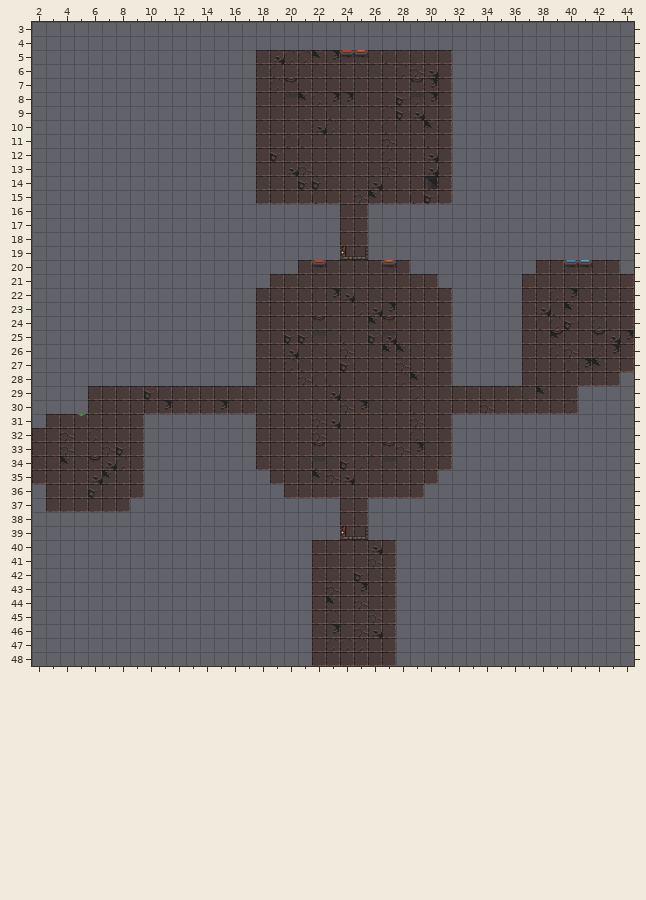
Level history. Tiled map: levels/level_data/dungeon_clean.tmx. The picture above was drawn from the file before the commit.
Cells are 64x64 px. Shown: x 2..44, y 3..48.
New version:
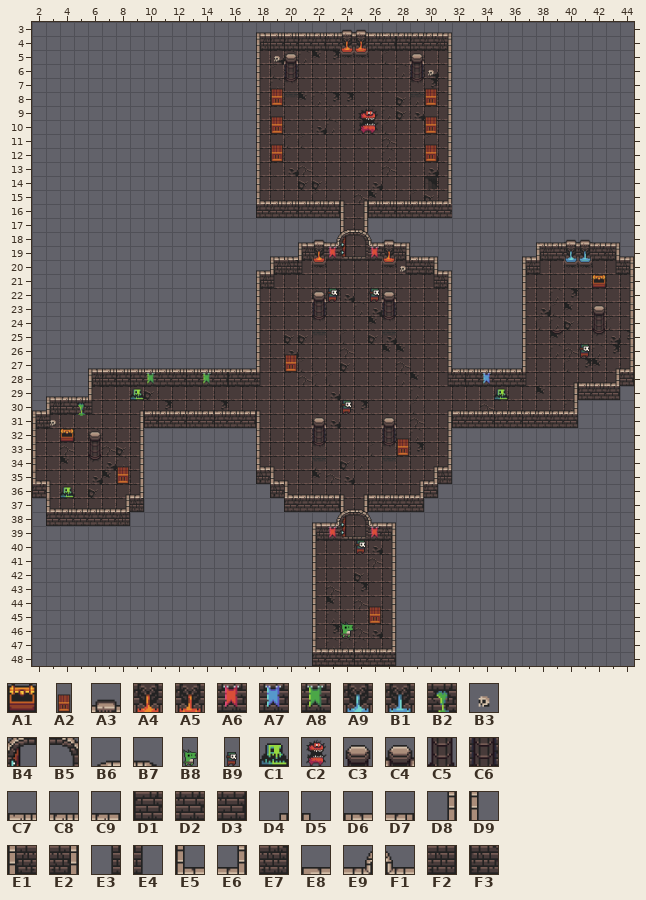
Key: from "chests": A1 2 "dungeon_407"; from "crates": A2 2 "crate"; from "details": A3 0 "dungeon_003", A4 3 "dungeon_011", A5 4 "dungeon_012", A6 6 "dungeon_035", A7 7 "dungeon_036", A8 12 "dungeon_062", A9 15 "dungeon_065", B1 17 "dungeon_067", B2 21 "dungeon_111", B3 27 "dungeon_438"; from "doors": B4 2 "2_door", B5 3 "3_door", B6 8 "8_top_door", B7 9 "9_top_door"; from "entities": B8 0 "0_lil-greemie_1", B9 1 "1_skoolie_1", C1 2 "2_slime_1", C2 3 "3_grelmo_1_v1"; from "objects": C3 0 "dungeon_112", C4 1 "dungeon_113", C5 2 "dungeon_139", C6 3 "dungeon_140"; from "walls": C7 0 "00", C8 1 "01", C9 2 "02", D1 3 "03", D2 4 "04", D3 5 "05", D4 6 "06", D5 7 "07", D6 8 "08", D7 9 "09", D8 10 "10", D9 11 "11", E1 12 "12", E2 13 "13", E3 16 "16", E4 17 "17", E5 18 "18", E6 19 "19", E7 23 "23", E8 25 "25", E9 26 "26", F1 27 "27", F2 28 "28", F3 29 "29".
__ is an empty cell.
Tiles of an added or newly shown layer are drawn over the layers below it.
The exact change:
Changed rows in their new state; .. is an unchanged cell.
Layer "Walls" (now shown):
first column x 2:
 3 .. .. .. .. .. .. .. .. .. .. .. .. .. .. .. .. D6 C7 C7 C7 C8 C7 C8 C9 C7 C7 C8 C9 C9 D7 .. .. .. .. .. .. .. .. .. .. .. .. ..
 4 .. .. .. .. .. .. .. .. .. .. .. .. .. .. .. .. E1 D1 D1 D1 D3 D2 .. .. D1 D3 D1 D1 D2 E2 .. .. .. .. .. .. .. .. .. .. .. .. ..
 5 .. .. .. .. .. .. .. .. .. .. .. .. .. .. .. .. D9 .. .. .. .. .. .. .. .. .. .. .. .. D8 .. .. .. .. .. .. .. .. .. .. .. .. ..
 6 .. .. .. .. .. .. .. .. .. .. .. .. .. .. .. .. D9 .. .. .. .. .. .. .. .. .. .. .. .. D8 .. .. .. .. .. .. .. .. .. .. .. .. ..
 7 .. .. .. .. .. .. .. .. .. .. .. .. .. .. .. .. D9 .. .. .. .. .. .. .. .. .. .. .. .. D8 .. .. .. .. .. .. .. .. .. .. .. .. ..
 8 .. .. .. .. .. .. .. .. .. .. .. .. .. .. .. .. D9 .. .. .. .. .. .. .. .. .. .. .. .. D8 .. .. .. .. .. .. .. .. .. .. .. .. ..
 9 .. .. .. .. .. .. .. .. .. .. .. .. .. .. .. .. D9 .. .. .. .. .. .. .. .. .. .. .. .. D8 .. .. .. .. .. .. .. .. .. .. .. .. ..
10 .. .. .. .. .. .. .. .. .. .. .. .. .. .. .. .. D9 .. .. .. .. .. .. .. .. .. .. .. .. D8 .. .. .. .. .. .. .. .. .. .. .. .. ..
11 .. .. .. .. .. .. .. .. .. .. .. .. .. .. .. .. D9 .. .. .. .. .. .. .. .. .. .. .. .. D8 .. .. .. .. .. .. .. .. .. .. .. .. ..
12 .. .. .. .. .. .. .. .. .. .. .. .. .. .. .. .. D9 .. .. .. .. .. .. .. .. .. .. .. .. D8 .. .. .. .. .. .. .. .. .. .. .. .. ..
13 .. .. .. .. .. .. .. .. .. .. .. .. .. .. .. .. D9 .. .. .. .. .. .. .. .. .. .. .. .. D8 .. .. .. .. .. .. .. .. .. .. .. .. ..
14 .. .. .. .. .. .. .. .. .. .. .. .. .. .. .. .. D9 .. .. .. .. .. .. .. .. .. .. .. .. D8 .. .. .. .. .. .. .. .. .. .. .. .. ..
15 .. .. .. .. .. .. .. .. .. .. .. .. .. .. .. .. E5 C7 C8 C7 C8 C9 D5 D4 C7 C7 C7 C7 C8 E6 .. .. .. .. .. .. .. .. .. .. .. .. ..
16 .. .. .. .. .. .. .. .. .. .. .. .. .. .. .. .. D1 D2 D2 D1 D2 D3 D9 D8 D1 D2 D1 D2 D2 D2 .. .. .. .. .. .. .. .. .. .. .. .. ..
17 .. .. .. .. .. .. .. .. .. .. .. .. .. .. .. .. .. .. .. .. .. .. D9 D8 .. .. .. .. .. .. .. .. .. .. .. .. .. .. .. .. .. .. ..
18 .. .. .. .. .. .. .. .. .. .. .. .. .. .. .. .. .. .. .. D6 C9 E9 .. .. F1 C9 D7 .. .. .. .. .. .. .. .. .. C7 C8 C9 C9 C9 D7 ..
19 .. .. .. .. .. .. .. .. .. .. .. .. .. .. .. .. .. D6 D6 E1 .. .. .. .. .. .. E2 C7 D7 .. .. .. .. .. .. D6 E1 D2 .. .. D2 E2 D7
20 .. .. .. .. .. .. .. .. .. .. .. .. .. .. .. .. D6 E1 E7 E4 .. .. .. .. .. .. E3 D2 E2 D7 .. .. .. .. .. E1 E4 .. .. .. .. E3 E2
21 .. .. .. .. .. .. .. .. .. .. .. .. .. .. .. .. E1 E4 .. .. .. .. .. .. .. .. .. .. E3 E2 .. .. .. .. .. D9 .. .. .. .. .. .. D8
22 .. .. .. .. .. .. .. .. .. .. .. .. .. .. .. .. D9 .. .. .. .. .. .. .. .. .. .. .. .. D8 .. .. .. .. .. D9 .. .. .. .. .. .. D8
23 .. .. .. .. .. .. .. .. .. .. .. .. .. .. .. .. D9 .. .. .. .. .. .. .. .. .. .. .. .. D8 .. .. .. .. .. D9 .. .. .. .. .. .. D8
24 .. .. .. .. .. .. .. .. .. .. .. .. .. .. .. .. D9 .. .. .. .. .. .. .. .. .. .. .. .. D8 .. .. .. .. .. D9 .. .. .. .. .. .. D8
25 .. .. .. .. .. .. .. .. .. .. .. .. .. .. .. .. D9 .. .. .. .. .. .. .. .. .. .. .. .. D8 .. .. .. .. .. D9 .. .. .. .. .. .. D8
26 .. .. .. .. .. .. .. .. .. .. .. .. .. .. .. .. D9 .. .. .. .. .. .. .. .. .. .. .. .. D8 .. .. .. .. .. D9 .. .. .. .. .. .. D8
27 .. .. .. .. D6 C7 C7 C7 C7 C7 C7 C7 C7 C7 C8 E8 D9 .. .. .. .. .. .. .. .. .. .. .. .. D8 C7 C8 C7 C8 C9 D9 .. .. .. .. .. D4 E6
28 .. .. .. .. E1 D1 D1 D1 .. D2 D2 D1 .. D3 D1 D2 E4 .. .. .. .. .. .. .. .. .. .. .. .. E3 D3 D2 .. D2 D2 E4 .. .. D4 C7 C8 E6 D3
29 .. D6 C8 C8 D9 .. .. .. .. .. .. .. .. .. .. .. .. .. .. .. .. .. .. .. .. .. .. .. .. .. .. .. .. .. .. .. .. .. D8 D1 D2 D3 ..
30 D6 E1 D1 .. E4 .. .. D4 C7 C8 C9 C8 C9 C7 C8 C9 D5 .. .. .. .. .. .. .. .. .. .. .. .. D4 C7 C8 C9 C9 C9 C9 C9 C9 E6 .. .. .. ..
31 E1 E4 .. .. .. .. .. D8 D1 D1 D2 D1 D2 D1 D2 D3 D9 .. .. .. .. .. .. .. .. .. .. .. .. D8 D1 D2 D2 D1 D2 D1 D2 D2 D3 .. .. .. ..
32 D9 .. .. .. .. .. .. D8 .. .. .. .. .. .. .. .. D9 .. .. .. .. .. .. .. .. .. .. .. .. D8 .. .. .. .. .. .. .. .. .. .. .. .. ..
33 D9 .. .. .. .. .. .. D8 .. .. .. .. .. .. .. .. D9 .. .. .. .. .. .. .. .. .. .. .. .. D8 .. .. .. .. .. .. .. .. .. .. .. .. ..
34 D9 .. .. .. .. .. .. D8 .. .. .. .. .. .. .. .. E5 D5 .. .. .. .. .. .. .. .. .. .. D4 E6 .. .. .. .. .. .. .. .. .. .. .. .. ..
35 E5 D5 .. .. .. .. .. D8 .. .. .. .. .. .. .. .. F3 E5 D5 .. .. .. .. .. .. .. .. D4 E6 F2 .. .. .. .. .. .. .. .. .. .. .. .. ..
36 D1 D9 .. .. .. .. D4 E6 .. .. .. .. .. .. .. .. .. F3 E5 C7 C8 C9 D5 D4 C7 C8 C9 E6 D3 .. .. .. .. .. .. .. .. .. .. .. .. .. ..
37 .. E5 C8 C9 C8 C9 E6 E7 .. .. .. .. .. .. .. .. .. .. D1 D2 D2 D3 D9 D8 D1 D2 D2 D3 .. .. .. .. .. .. .. .. .. .. .. .. .. .. ..
38 .. D1 D2 D2 D2 D2 E7 .. .. .. .. .. .. .. .. .. .. .. .. .. D6 E9 .. .. F1 D7 .. .. .. .. .. .. .. .. .. .. .. .. .. .. .. .. ..
39 .. .. .. .. .. .. .. .. .. .. .. .. .. .. .. .. .. .. .. .. E1 .. .. .. .. E2 .. .. .. .. .. .. .. .. .. .. .. .. .. .. .. .. ..
40 .. .. .. .. .. .. .. .. .. .. .. .. .. .. .. .. .. .. .. .. D9 .. .. .. .. D8 .. .. .. .. .. .. .. .. .. .. .. .. .. .. .. .. ..
41 .. .. .. .. .. .. .. .. .. .. .. .. .. .. .. .. .. .. .. .. D9 .. .. .. .. D8 .. .. .. .. .. .. .. .. .. .. .. .. .. .. .. .. ..
42 .. .. .. .. .. .. .. .. .. .. .. .. .. .. .. .. .. .. .. .. D9 .. .. .. .. D8 .. .. .. .. .. .. .. .. .. .. .. .. .. .. .. .. ..
43 .. .. .. .. .. .. .. .. .. .. .. .. .. .. .. .. .. .. .. .. D9 .. .. .. .. D8 .. .. .. .. .. .. .. .. .. .. .. .. .. .. .. .. ..
44 .. .. .. .. .. .. .. .. .. .. .. .. .. .. .. .. .. .. .. .. D9 .. .. .. .. D8 .. .. .. .. .. .. .. .. .. .. .. .. .. .. .. .. ..
45 .. .. .. .. .. .. .. .. .. .. .. .. .. .. .. .. .. .. .. .. D9 .. .. .. .. D8 .. .. .. .. .. .. .. .. .. .. .. .. .. .. .. .. ..
46 .. .. .. .. .. .. .. .. .. .. .. .. .. .. .. .. .. .. .. .. D9 .. .. .. .. D8 .. .. .. .. .. .. .. .. .. .. .. .. .. .. .. .. ..
47 .. .. .. .. .. .. .. .. .. .. .. .. .. .. .. .. .. .. .. .. E5 C8 C9 C7 C8 E6 .. .. .. .. .. .. .. .. .. .. .. .. .. .. .. .. ..
48 .. .. .. .. .. .. .. .. .. .. .. .. .. .. .. .. .. .. .. .. D1 D2 D2 D1 D2 D3 .. .. .. .. .. .. .. .. .. .. .. .. .. .. .. .. ..
Layer "Details" (now shown):
first column x 19:
 3 .. .. .. .. .. A3 A3 .. .. .. .. ..
 4 .. .. .. .. .. A4 A5 .. .. .. .. ..
 5 B3 .. .. .. .. .. .. .. .. .. .. ..
 6 .. .. .. .. .. .. .. .. .. .. .. B3
first column x 22:
18 A3 .. .. .. .. A3 .. .. .. .. .. .. .. .. .. .. .. .. A3 A3
19 A4 A6 .. .. A6 A5 .. .. .. .. .. .. .. .. .. .. .. .. A9 B1
20 .. .. .. .. .. .. B3 .. .. .. .. .. .. .. .. .. .. .. .. ..
first column x 3:
28 .. .. .. .. .. .. .. A8 .. .. .. A8 .. .. .. .. .. .. .. .. .. .. .. .. .. .. .. .. .. .. .. A7
30 .. .. B2 .. .. .. .. .. .. .. .. .. .. .. .. .. .. .. .. .. .. .. .. .. .. .. .. .. .. .. .. ..
31 B3 .. .. .. .. .. .. .. .. .. .. .. .. .. .. .. .. .. .. .. .. .. .. .. .. .. .. .. .. .. .. ..
first column x 23:
39 A6 .. .. A6
Layer "Entities" (now shown):
first column x 25:
10 C2
first column x 23:
22 B9 .. .. B9
first column x 9:
26 .. .. .. .. .. .. .. .. .. .. .. .. .. .. .. .. .. .. .. .. .. .. .. .. .. .. .. .. .. .. .. .. B9
29 C1 .. .. .. .. .. .. .. .. .. .. .. .. .. .. .. .. .. .. .. .. .. .. .. .. .. C1 .. .. .. .. .. ..
30 .. .. .. .. .. .. .. .. .. .. .. .. .. .. .. B9 .. .. .. .. .. .. .. .. .. .. .. .. .. .. .. .. ..
first column x 4:
36 C1
first column x 25:
40 B9
first column x 24:
46 B8
Layer "Crates" (now shown):
first column x 19:
 8 A2 .. .. .. .. .. .. .. .. .. .. A2
10 A2 .. .. .. .. .. .. .. .. .. .. A2
12 A2 .. .. .. .. .. .. .. .. .. .. A2
first column x 20:
27 A2
first column x 8:
33 .. .. .. .. .. .. .. .. .. .. .. .. .. .. .. .. .. .. .. .. A2
35 A2 .. .. .. .. .. .. .. .. .. .. .. .. .. .. .. .. .. .. .. ..
first column x 26:
45 A2
Layer "Chests" (now shown):
first column x 42:
21 A1
first column x 4:
32 A1
Layer "Objects" (now shown):
first column x 20:
 5 C4 .. .. .. .. .. .. .. .. C4
 6 C6 .. .. .. .. .. .. .. .. C6
first column x 22:
22 C4 .. .. .. .. C4 .. .. .. .. .. .. .. .. .. .. .. .. .. .. ..
23 C6 .. .. .. .. C6 .. .. .. .. .. .. .. .. .. .. .. .. .. .. C3
24 .. .. .. .. .. .. .. .. .. .. .. .. .. .. .. .. .. .. .. .. C5
first column x 6:
31 .. .. .. .. .. .. .. .. .. .. .. .. .. .. .. .. C4 .. .. .. .. C4
32 C3 .. .. .. .. .. .. .. .. .. .. .. .. .. .. .. C6 .. .. .. .. C6
33 C5 .. .. .. .. .. .. .. .. .. .. .. .. .. .. .. .. .. .. .. .. ..
Layer "Doors" (now shown):
first column x 24:
17 B6 B7
18 B4 B5
first column x 24:
37 B6 B7
38 B4 B5
Pixel boxes of the changes (left, top, right, bottom) in both pictures:
added: (32, 29, 634, 666)
